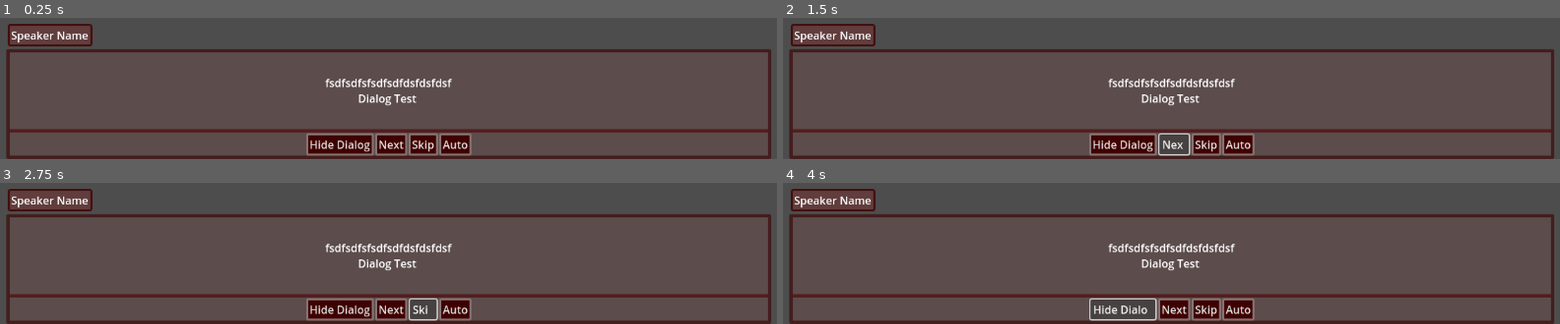
Above: before the commit, frames 1-4 (two rows, left to right).
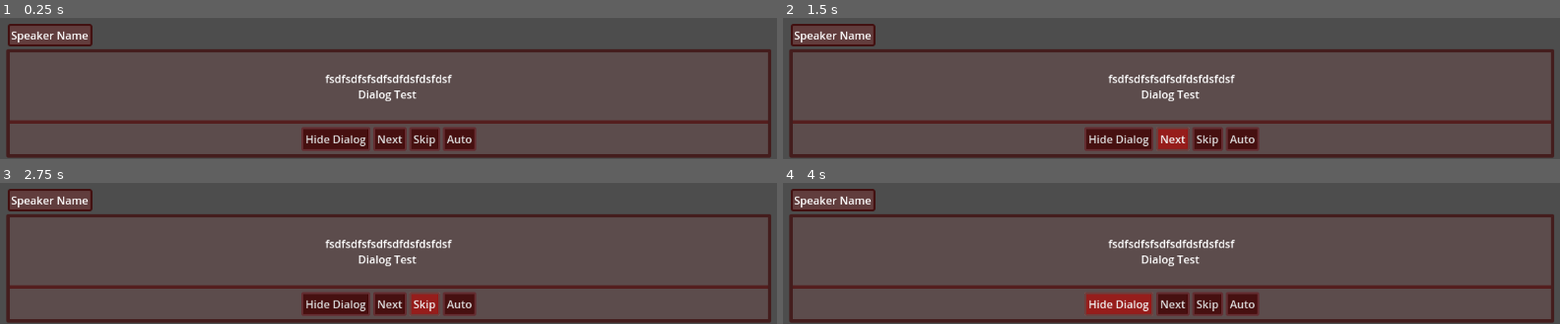
Above: after the commit, the same moments.

Repository: Jerrylikesgreen/-la-Santa-Compa-a
Game: Godot game, scene res://Scenes/dialog_gui.tscn
Two runs of this game, one before a commit and one after it. Both use one fixed random seed, a clock stepped at 60 frames per second and the inputs below. The project has no main scene, so this scene is started directly.
Inputs:
- Up to frame 1 (0.25 s): no input
- Up to frame 2 (1.5 s): click "Next" at 0.5 s; click "Next" at 1.25 s
- Up to frame 3 (2.75 s): click "Skip" at 2 s
- Up to frame 4 (4 s): click "Skip" at 2.75 s; click "Hide Dialog" at 3.5 s

The runs differ from the first frame. In frame 1, 9.6% of the frame differs, in the area x 0-100%, y 40-100%; in frame 2, 9.7%; in frame 3, 9.7%; in frame 4, 9.9%.

Commit message:
Enhance dialog GUI theme and layout
Added new style resources and updated button styles in dialog_gui_theme.tres for improved appearance. Adjusted container separations and button theming in dialog_gui.tscn. Added a new color palette sprite to the scene for reference.

Diff:
--- a/Resources/dialog_gui_theme.tres
+++ b/Resources/dialog_gui_theme.tres
@@ -1,23 +1,71 @@
-[gd_resource type="Theme" load_steps=5 format=3 uid="uid://dc834v3v77k4d"]
+[gd_resource type="Theme" load_steps=8 format=3 uid="uid://dc834v3v77k4d"]
 
-[sub_resource type="StyleBoxFlat" id="StyleBoxFlat_u6b74"]
-bg_color = Color(0.24705882, 0, 0, 1)
+[sub_resource type="StyleBoxFlat" id="StyleBoxFlat_fshqk"]
+bg_color = Color(0.36, 0.2988, 0.2988, 0.78431374)
+
+[sub_resource type="StyleBoxFlat" id="StyleBoxFlat_kxkry"]
+bg_color = Color(0.63, 0.05039999, 0.05039999, 0.78431374)
 border_width_left = 3
 border_width_top = 3
 border_width_right = 3
 border_width_bottom = 3
-border_color = Color(0.6235835, 0.5375183, 0.5373169, 0.6313726)
+border_color = Color(0.35, 0.126, 0.126, 0.78431374)
 corner_radius_top_left = 2
 corner_radius_top_right = 2
 corner_radius_bottom_right = 2
 corner_radius_bottom_left = 2
-expand_margin_left = 2.0
-expand_margin_top = 2.0
-expand_margin_right = 2.0
-expand_margin_bottom = 2.0
+expand_margin_left = 3.0
+expand_margin_top = 3.0
+expand_margin_right = 3.0
+expand_margin_bottom = 3.0
+
+[sub_resource type="StyleBoxFlat" id="StyleBoxFlat_2akfu"]
+bg_color = Color(0.45, 0.36165, 0.3105, 0.78431374)
+border_width_left = 3
+border_width_top = 3
+border_width_right = 3
+border_width_bottom = 3
+border_color = Color(0.84, 0.75992, 0.7308, 0.78431374)
+corner_radius_top_left = 2
+corner_radius_top_right = 2
+corner_radius_bottom_right = 2
+corner_radius_bottom_left = 2
+expand_margin_left = 3.0
+expand_margin_top = 3.0
+expand_margin_right = 3.0
+expand_margin_bottom = 3.0
+
+[sub_resource type="StyleBoxFlat" id="StyleBoxFlat_u6b74"]
+bg_color = Color(0.25, 0, 0, 0.78431374)
+border_width_left = 3
+border_width_top = 3
+border_width_right = 3
+border_width_bottom = 3
+border_color = Color(0.4, 0.14400001, 0.16106665, 0.78431374)
+corner_radius_top_left = 2
+corner_radius_top_right = 2
+corner_radius_bottom_right = 2
+corner_radius_bottom_left = 2
+expand_margin_left = 3.0
+expand_margin_top = 3.0
+expand_margin_right = 3.0
+expand_margin_bottom = 3.0
 
 [sub_resource type="StyleBoxFlat" id="StyleBoxFlat_i2tia"]
-bg_color = Color(0.40392157, 0.22352941, 0.22352941, 0.74509805)
+bg_color = Color(0.36078432, 0.29803923, 0.29803923, 1)
+border_width_left = 3
+border_width_top = 3
+border_width_right = 3
+border_width_bottom = 3
+border_color = Color(0.49411765, 0.4745098, 0.4745098, 1)
+corner_radius_top_left = 2
+corner_radius_top_right = 2
+corner_radius_bottom_right = 2
+corner_radius_bottom_left = 2
+expand_margin_left = 3.0
+expand_margin_top = 3.0
+expand_margin_right = 3.0
+expand_margin_bottom = 3.0
 
 [sub_resource type="StyleBoxFlat" id="StyleBoxFlat_tyy7d"]
 bg_color = Color(0.40392157, 0.22352941, 0.22352941, 0.78431374)
@@ -46,13 +94,16 @@
 corner_radius_top_right = 2
 corner_radius_bottom_right = 2
 corner_radius_bottom_left = 2
-expand_margin_bottom = 2.0
+expand_margin_bottom = 8.0
 
 [resource]
+Button/styles/disabled = SubResource("StyleBoxFlat_fshqk")
+Button/styles/focus = SubResource("StyleBoxFlat_kxkry")
+Button/styles/hover = SubResource("StyleBoxFlat_2akfu")
 Button/styles/normal = SubResource("StyleBoxFlat_u6b74")
 Button/styles/pressed = SubResource("StyleBoxFlat_i2tia")
-HBoxContainer/constants/separation = 6
+HBoxContainer/constants/separation = 10
 Panel/styles/panel = SubResource("StyleBoxFlat_tyy7d")
 PanelContainer/styles/panel = SubResource("StyleBoxFlat_lxn2k")
 RichTextLabel/styles/background = null
-VBoxContainer/constants/separation = 3
+VBoxContainer/constants/separation = 8
--- a/Scenes/dialog_gui.tscn
+++ b/Scenes/dialog_gui.tscn
@@ -1,7 +1,8 @@
-[gd_scene load_steps=4 format=3 uid="uid://jwv8wc12q1j"]
+[gd_scene load_steps=5 format=3 uid="uid://jwv8wc12q1j"]
 
 [ext_resource type="Theme" uid="uid://dc834v3v77k4d" path="res://Resources/dialog_gui_theme.tres" id="1_t61ho"]
 [ext_resource type="Theme" uid="uid://bd0l6ql83cnxo" path="res://Resources/OutputTextTheme.tres" id="3_0kst1"]
+[ext_resource type="Texture2D" uid="uid://07d6gitjwo1s" path="res://Assets/Gui/Knife Man Color Palette - color-hex.com.png" id="3_7ydem"]
 
 [sub_resource type="LabelSettings" id="LabelSettings_0kst1"]
 
@@ -15,7 +16,7 @@
 offset_left = 15.0
 offset_top = -3.0517578e-05
 offset_right = -17.0
-offset_bottom = -2.0
+offset_bottom = -10.0
 grow_horizontal = 2
 grow_vertical = 2
 size_flags_vertical = 3
@@ -48,21 +49,25 @@
 [node name="HideButton" type="Button" parent="DialogContainer/VBoxContainer/DialogOptions"]
 layout_mode = 2
 size_flags_horizontal = 6
+theme = ExtResource("1_t61ho")
 text = "Hide Dialog"
 
 [node name="NextButton" type="Button" parent="DialogContainer/VBoxContainer/DialogOptions"]
 layout_mode = 2
 size_flags_horizontal = 6
+theme = ExtResource("1_t61ho")
 text = "Next"
 
 [node name="SkipButton" type="Button" parent="DialogContainer/VBoxContainer/DialogOptions"]
 layout_mode = 2
 size_flags_horizontal = 6
+theme = ExtResource("1_t61ho")
 text = "Skip"
 
 [node name="AutoButton" type="Button" parent="DialogContainer/VBoxContainer/DialogOptions"]
 layout_mode = 2
 size_flags_horizontal = 6
+theme = ExtResource("1_t61ho")
 text = "Auto"
 
 [node name="SpeakerNameLabel" type="Label" parent="."]
@@ -83,3 +88,8 @@
 anchor_bottom = 1.0
 grow_horizontal = 2
 grow_vertical = 2
+
+[node name="KnifeManColorPaletteColorHex_com" type="Sprite2D" parent="."]
+position = Vector2(1429, 365)
+scale = Vector2(0.2822222, 0.25666666)
+texture = ExtResource("3_7ydem")
